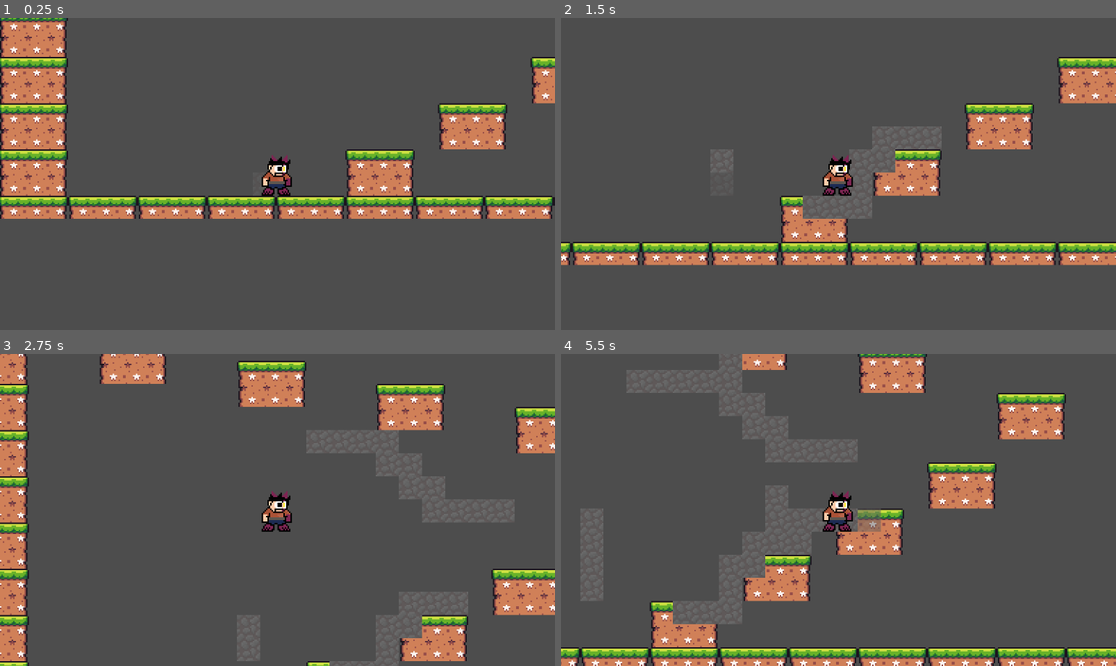
Above: before the commit, frames 1-4 (two rows, left to right).
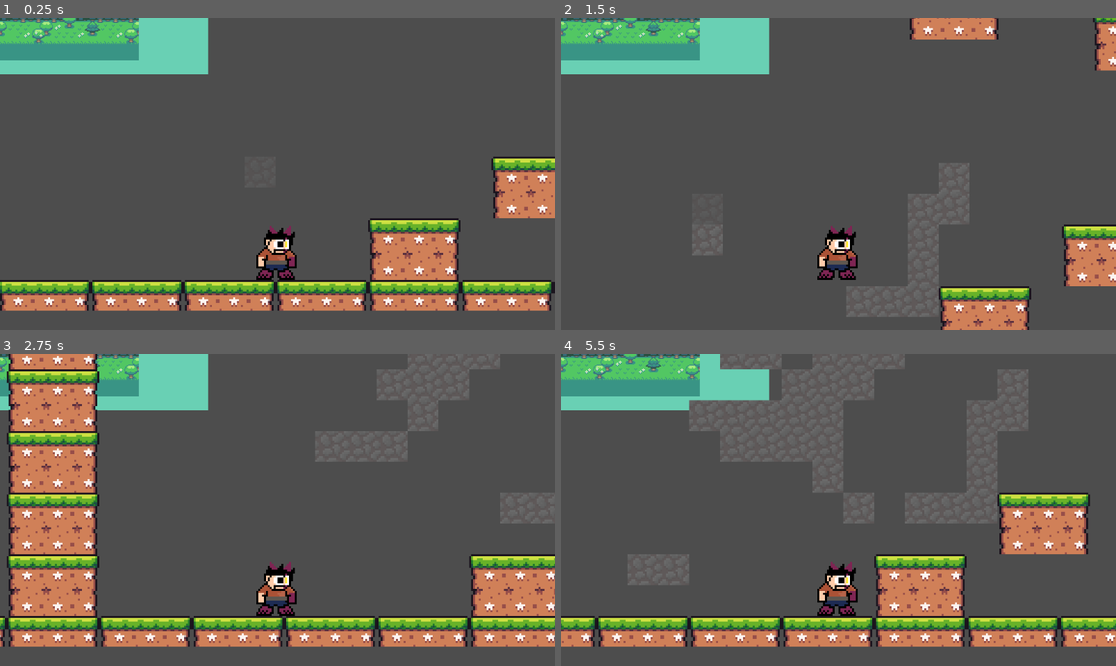
Above: after the commit, the same moments.

Repository: Darr3n2GG/PuzzleKnight-PSC-GameDev
Game: Godot game, scene res://test/level_scene.tscn
The game is run twice, just before and just after one commit, with the same random seed, the same clock (stepped at 60 frames per second) and the same inputs. This scene is started directly instead of the project's main scene.
Inputs (mouse positions are in pixels of both pictures, inside the frame that each line leads up to):
- Up to frame 1 (0.25 s): no input
- Up to frame 2 (1.5 s): tap Enter at 0.5 s; move the mouse to (960, 158) at 0.52 s; press the mouse at (960, 158) at 0.53 s; hold D (right) from 0.53 s (still down); tap W (up) at 0.77, 0.8, 1.07, 1.35 s; move the mouse to (727, 189) at 1.27 s; release the mouse at (727, 189) at 1.28 s
- Up to frame 3 (2.75 s): tap W (up) at 1.52, 1.82, 2.3 s; click (166, 525) at 1.55 s; move the mouse to (333, 441) at 2.02 s; release D (right) at 2.03 s; press the mouse at (333, 441) at 2.03 s; hold A (left) from 2.03 s (still down)
- Up to frame 4 (5.5 s): move the mouse to (810, 572) at 2.77 s; release A (left) at 2.78 s; release the mouse at (810, 572) at 2.78 s; hold D (right) 2.78-4.28 s; click (810, 572) at 2.85 s; tap W (up) at 3.02, 3.32, 3.6, 3.77, 4.07, 4.52, 4.82, 5.3 s; move the mouse to (1005, 556) at 3.52 s; move the mouse to (672, 463) at 4.27 s; hold A (left) 4.28-5.03 s; click (672, 463) at 4.35 s; move the mouse to (866, 510) at 5.02 s; press the mouse at (866, 510) at 5.03 s; hold D (right) from 5.03 s (still down)

The runs differ from the first frame. In frame 1, 38% of the frame differs, in the area x 0-100%, y 0-94%; in frame 2, 27%; in frame 3, 37%; in frame 4, 41%, in the area x 0-100%, y 0-100%.

Commit message:
added background(wip)

Diff:
--- a/Characters/player.tscn
+++ b/Characters/player.tscn
@@ -1,6 +1,104 @@
-[gd_scene load_steps=3 format=3 uid="uid://bi4wkcnwjkwwn"]
+[gd_scene load_steps=17 format=3 uid="uid://bi4wkcnwjkwwn"]
 
 [ext_resource type="Script" path="res://Characters/p_mapMove.gd" id="1_q73lb"]
+[ext_resource type="Texture2D" uid="uid://c4lar2gpgt6pd" path="res://sprites/characters/player.png" id="2_vma0u"]
+
+[sub_resource type="AtlasTexture" id="AtlasTexture_033us"]
+atlas = ExtResource("2_vma0u")
+region = Rect2(0, 0, 48, 48)
+
+[sub_resource type="AtlasTexture" id="AtlasTexture_mffbg"]
+atlas = ExtResource("2_vma0u")
+region = Rect2(48, 0, 48, 48)
+
+[sub_resource type="AtlasTexture" id="AtlasTexture_kcr3e"]
+atlas = ExtResource("2_vma0u")
+region = Rect2(96, 0, 48, 48)
+
+[sub_resource type="AtlasTexture" id="AtlasTexture_tsbky"]
+atlas = ExtResource("2_vma0u")
+region = Rect2(144, 0, 48, 48)
+
+[sub_resource type="AtlasTexture" id="AtlasTexture_o7qbq"]
+atlas = ExtResource("2_vma0u")
+region = Rect2(192, 0, 48, 48)
+
+[sub_resource type="AtlasTexture" id="AtlasTexture_cb4gw"]
+atlas = ExtResource("2_vma0u")
+region = Rect2(240, 0, 48, 48)
+
+[sub_resource type="AtlasTexture" id="AtlasTexture_76iyo"]
+atlas = ExtResource("2_vma0u")
+region = Rect2(0, 144, 48, 48)
+
+[sub_resource type="AtlasTexture" id="AtlasTexture_1rg4b"]
+atlas = ExtResource("2_vma0u")
+region = Rect2(48, 144, 48, 48)
+
+[sub_resource type="AtlasTexture" id="AtlasTexture_1qg0b"]
+atlas = ExtResource("2_vma0u")
+region = Rect2(96, 144, 48, 48)
+
+[sub_resource type="AtlasTexture" id="AtlasTexture_6iig6"]
+atlas = ExtResource("2_vma0u")
+region = Rect2(144, 144, 48, 48)
+
+[sub_resource type="AtlasTexture" id="AtlasTexture_xq6gp"]
+atlas = ExtResource("2_vma0u")
+region = Rect2(192, 144, 48, 48)
+
+[sub_resource type="AtlasTexture" id="AtlasTexture_15tgv"]
+atlas = ExtResource("2_vma0u")
+region = Rect2(240, 144, 48, 48)
+
+[sub_resource type="SpriteFrames" id="SpriteFrames_atije"]
+animations = [{
+"frames": [{
+"duration": 1.0,
+"texture": SubResource("AtlasTexture_033us")
+}, {
+"duration": 1.0,
+"texture": SubResource("AtlasTexture_mffbg")
+}, {
+"duration": 1.0,
+"texture": SubResource("AtlasTexture_kcr3e")
+}, {
+"duration": 1.0,
+"texture": SubResource("AtlasTexture_tsbky")
+}, {
+"duration": 1.0,
+"texture": SubResource("AtlasTexture_o7qbq")
+}, {
+"duration": 1.0,
+"texture": SubResource("AtlasTexture_cb4gw")
+}],
+"loop": true,
+"name": &"idle_down",
+"speed": 5.0
+}, {
+"frames": [{
+"duration": 1.0,
+"texture": SubResource("AtlasTexture_76iyo")
+}, {
+"duration": 1.0,
+"texture": SubResource("AtlasTexture_1rg4b")
+}, {
+"duration": 1.0,
+"texture": SubResource("AtlasTexture_1qg0b")
+}, {
+"duration": 1.0,
+"texture": SubResource("AtlasTexture_6iig6")
+}, {
+"duration": 1.0,
+"texture": SubResource("AtlasTexture_xq6gp")
+}, {
+"duration": 1.0,
+"texture": SubResource("AtlasTexture_15tgv")
+}],
+"loop": true,
+"name": &"move_down",
+"speed": 5.0
+}]
 
 [sub_resource type="RectangleShape2D" id="RectangleShape2D_glbt0"]
 size = Vector2(14.069, 8.70115)
@@ -9,7 +107,10 @@
 script = ExtResource("1_q73lb")
 
 [node name="Animation" type="AnimatedSprite2D" parent="."]
-animation = &""
+sprite_frames = SubResource("SpriteFrames_atije")
+animation = &"idle_down"
+frame = 4
+frame_progress = 0.349788
 
 [node name="Collision" type="CollisionShape2D" parent="."]
 position = Vector2(0.5, 7.5)
--- a/Characters/player_level.tscn
+++ b/Characters/player_level.tscn
@@ -41,6 +41,8 @@
 [node name="Animation" type="AnimatedSprite2D" parent="."]
 sprite_frames = SubResource("SpriteFrames_1yb5y")
 animation = &"level_idle"
+frame = 2
+frame_progress = 0.86978
 
 [node name="Collision" type="CollisionShape2D" parent="."]
 position = Vector2(0, 1.9)
@@ -48,4 +50,5 @@
 shape = SubResource("RectangleShape2D_n73go")
 
 [node name="Camera" type="Camera2D" parent="."]
-zoom = Vector2(3, 3)
+offset = Vector2(0, -40)
+zoom = Vector2(4, 4)
--- a/test/ChangeTiles.gd
+++ b/test/ChangeTiles.gd
@@ -8,17 +8,11 @@
 		# Get the current mouse position in local coordinates of the "ChangeTiles" node
 		var global_mouse_pos = get_global_mouse_position()
 		# Convert the local mouse position to the corresponding tile coord
-		var tile_coords = (global_mouse_pos / TILE_SIZE) - Vector2(1,1)
-		print(tile_coords)
-#		if get_global_mouse_position().x + 4 < tile_coords.x:
-#			print("yes x")
-#			tile_coords.x -= 16
-#		if get_global_mouse_position().y + 4 < tile_coords.y:
-#			print("yes y")
-#			tile_coords.y -= 16
+		var tile_coords = (global_mouse_pos / TILE_SIZE).floor()
+#		print(tile_coords)
 		# Get the tile ID at the mouse position on the specified layer
 		var tile_id = get_cell_source_id(0,Vector2i(tile_coords))
 		# Perform any actions based on the detected tile ID
-		print("Tile ID at mouse position:", tile_id)
-#		if tile_id == 0:
-		set_cell(1,tile_coords,1 ,Vector2i(0,0))
+#		print("Tile ID at mouse position:", tile_id)
+		if tile_id == -1:
+			set_cell(1,tile_coords,1 ,Vector2i(0,0))
--- /dev/null
+++ b/test/Layer 1.gd
@@ -0,0 +1,23 @@
+extends ParallaxLayer
+#
+#@onready var camera = get_tree().current_scene.get_node("Player_Level/Camera")
+#@export  var sprite_scale = 4
+#@export  var y_mirroring = false
+#
+#var last_screen_size = Vector2()
+#func _process(_delta):
+#	var screen_size = get_viewport_rect().size * camera.zoom
+#	if screen_size != last_screen_size:
+#		var sprite = get_children()[0]
+#		sprite.scale = Vector2(sprite_scale, sprite_scale)
+#		var sprite_size = sprite.get_rect().size
+#		var rect = Rect2(0, 0, sprite_size.x * ceil(screen_size.x / sprite_size.x/sprite_scale),
+#		 sprite_size.y)
+#		sprite.region_rect = rect
+#		sprite.region_enabled = true
+#		motion_mirroring = Vector2(rect.size.x*sprite_scale, 0)
+#		if y_mirroring:
+#			rect.size.y = sprite_size.y * ceil(screen_size.y / sprite_size.y/sprite_scale)
+#			sprite.region_rect = rect
+#			motion_mirroring.y = rect.size.y*sprite_scale
+#	last_screen_size = screen_size
--- /dev/null
+++ b/test/Parallax.gd
@@ -0,0 +1,7 @@
+extends ParallaxLayer
+
+func _ready():
+	set_mirroring(motion_mirroring)
+
+func _process(_delta):
+	motion_mirroring = Vector2(1080,0)
--- a/test/SelectTiles.gd
+++ b/test/SelectTiles.gd
@@ -11,7 +11,7 @@
 
 func update_position_snapped():
 	mouse_pos = Vector2(int(get_global_mouse_position().x / snap_x),int(get_global_mouse_position().y / snap_y))
-	global_position = (mouse_pos * snap_x ) + Vector2(8,8)
+	global_position = (mouse_pos * snap_x) + Vector2(8,8)
 	if get_global_mouse_position().x + 4 < global_position.x:
 		global_position.x -= 16
 	if get_global_mouse_position().y + 4 < global_position.y:
--- a/test/level_scene.tscn
+++ b/test/level_scene.tscn
@@ -1,10 +1,14 @@
-[gd_scene load_steps=9 format=3 uid="uid://ch5awrvv87xsh"]
+[gd_scene load_steps=13 format=3 uid="uid://ch5awrvv87xsh"]
 
 [ext_resource type="PackedScene" uid="uid://bp567g14b47o3" path="res://Characters/player_level.tscn" id="1_agupb"]
 [ext_resource type="Texture2D" uid="uid://cawxybr4uyl3x" path="res://imports/Seasonal Tilesets/1 - Grassland/Terrain (16 x 16).png" id="2_4xa12"]
 [ext_resource type="Texture2D" uid="uid://bv6vgxqysn1l6" path="res://imports/cobblestone.png" id="3_v30t6"]
 [ext_resource type="Script" path="res://test/ChangeTiles.gd" id="4_orfhy"]
 [ext_resource type="Script" path="res://test/SelectTiles.gd" id="5_q7t8e"]
+[ext_resource type="Texture2D" uid="uid://bitjc5oqjcnym" path="res://imports/Seasonal Tilesets/1 - Grassland/Background parts/5 - Sky_color.png" id="7_b3xir"]
+[ext_resource type="Script" path="res://test/Parallax.gd" id="7_bf0r6"]
+[ext_resource type="Texture2D" uid="uid://bvhefq36a0hfj" path="res://imports/Seasonal Tilesets/1 - Grassland/Background parts/2 - Hills.png" id="8_c22mm"]
+[ext_resource type="Texture2D" uid="uid://c8gx7x3ihu48q" path="res://imports/Seasonal Tilesets/1 - Grassland/Background parts/1 - Foreground_scenery.png" id="9_d4knm"]
 
 [sub_resource type="TileSetAtlasSource" id="TileSetAtlasSource_736b5"]
 texture = ExtResource("2_4xa12")
@@ -201,3 +205,32 @@
 position = Vector2(-15, -8)
 texture = ExtResource("3_v30t6")
 script = ExtResource("5_q7t8e")
+
+[node name="background" type="Node2D" parent="."]
+show_behind_parent = true
+
+[node name="5-SkyColor4" type="Sprite2D" parent="background"]
+visible = false
+position = Vector2(-143, -103)
+texture = ExtResource("7_b3xir")
+
+[node name="ParallaxBackground" type="ParallaxBackground" parent="background"]
+
+[node name="Parallax Layer" type="ParallaxLayer" parent="background/ParallaxBackground"]
+motion_mirroring = Vector2(864, 0)
+script = ExtResource("7_bf0r6")
+
+[node name="5-SkyColor2" type="Sprite2D" parent="background/ParallaxBackground/Parallax Layer"]
+top_level = true
+scale = Vector2(3, 3)
+texture = ExtResource("8_c22mm")
+offset = Vector2(0, -65)
+
+[node name="ParallaxLayer2" type="ParallaxLayer" parent="background/ParallaxBackground"]
+script = ExtResource("7_bf0r6")
+
+[node name="5-SkyColor3" type="Sprite2D" parent="background/ParallaxBackground/ParallaxLayer2"]
+top_level = true
+scale = Vector2(2, 2)
+texture = ExtResource("9_d4knm")
+offset = Vector2(0, -60)
